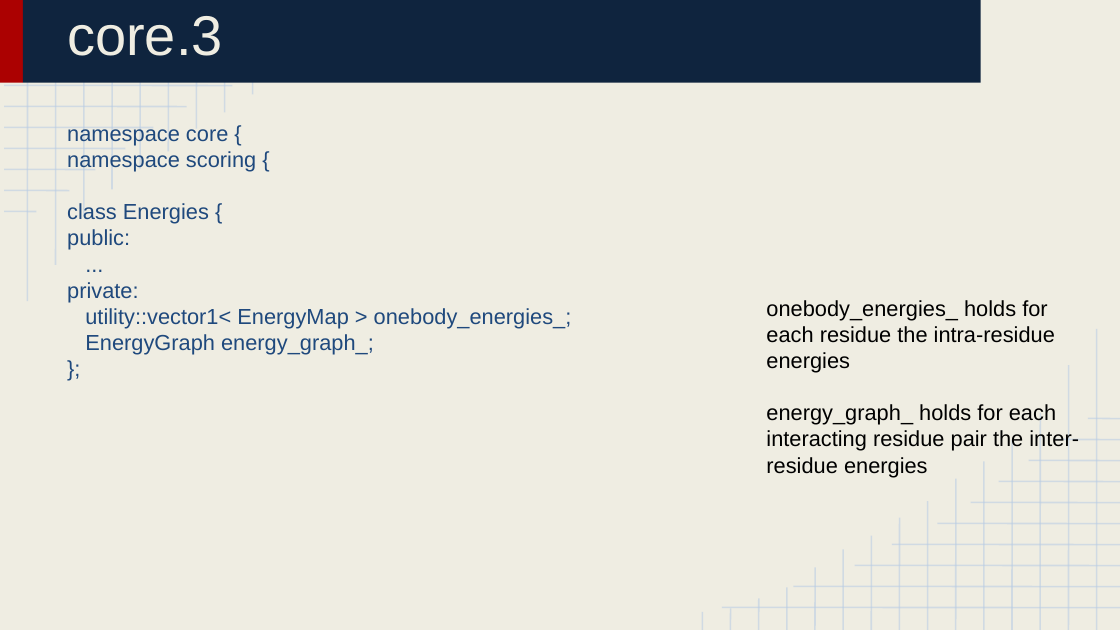
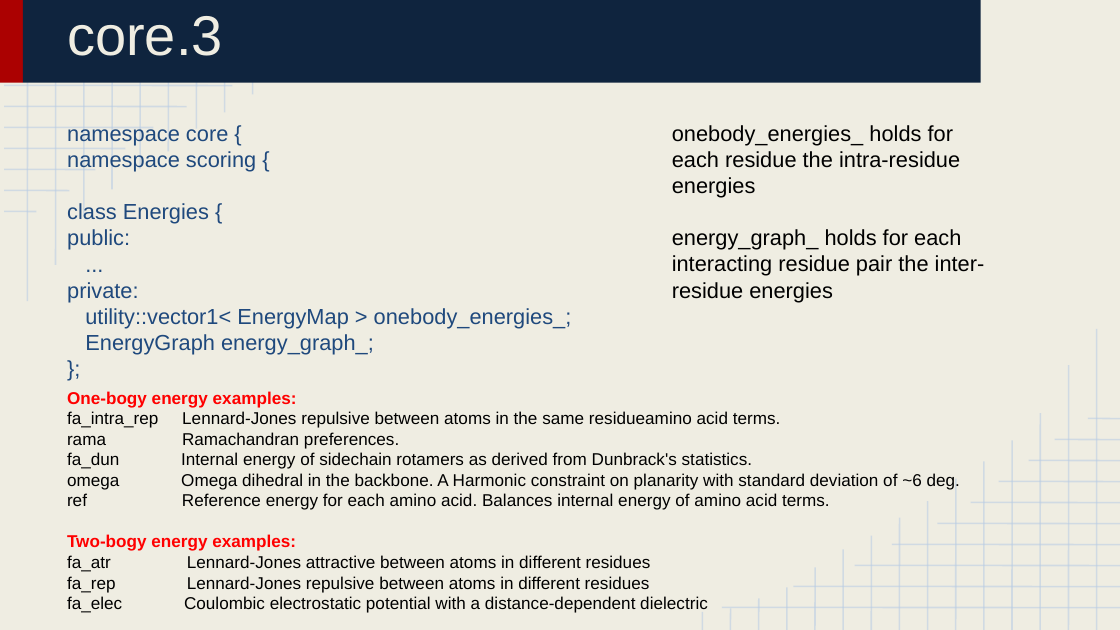
Before and after one commit to huabaiuw/prepare_bootcamp_2016_Aug, a slide deck: slide 16 of Lecture 4_ Library Structure 3.pptx (slide 11 before the commit). Drawn at 1120x630 pixels with LibreOffice and Linux fonts; fonts in the diff are those of the drawing. Boxes give left, top, right and bottom in pixels: in the first picture for what was removed or moved away, otherwise in the second. Text is boxed around its words. In the diff, an @@ line names an element or a change of style, - is before the commit and + after.

```diff
--- a/Lecture 4_ Library Structure 3.pptx
+++ b/Lecture 4_ Library Structure 3.pptx
@@ text "onebody_energies_ holds for each residue ...": place and size @@
-text "onebody_energies_ holds for each residue ..." at [766, 300, 1079, 451]
+text "onebody_energies_ holds for each residue ..." at [672, 125, 985, 276]
@@ text added at [67, 391, 960, 613], 11 pt, text #000000 @@
+One-bogy energy examples:
+fa_intra_rep Lennard-Jones repulsive between atoms in the same residueamino acid terms.
+rama Ramachandran preferences.
+fa_dun Internal energy of sidechain rotamers as derived from Dunbrack's statistics.
+omega Omega dihedral in the backbone. A Harmonic constraint on planarity with standard deviation of ~6 deg.
+ref Reference energy for each amino acid. Balances internal energy of amino acid terms.
+Two-bogy energy examples:
+fa_atr Lennard-Jones attractive between atoms in different residues
+fa_rep Lennard-Jones repulsive between atoms in different residues
+fa_elec Coulombic electrostatic potential with a distance-dependent dielectric
```
Also in this commit, not shown: 7 other slides changed, 6 slides added, 1 slide removed, 3 other files.
